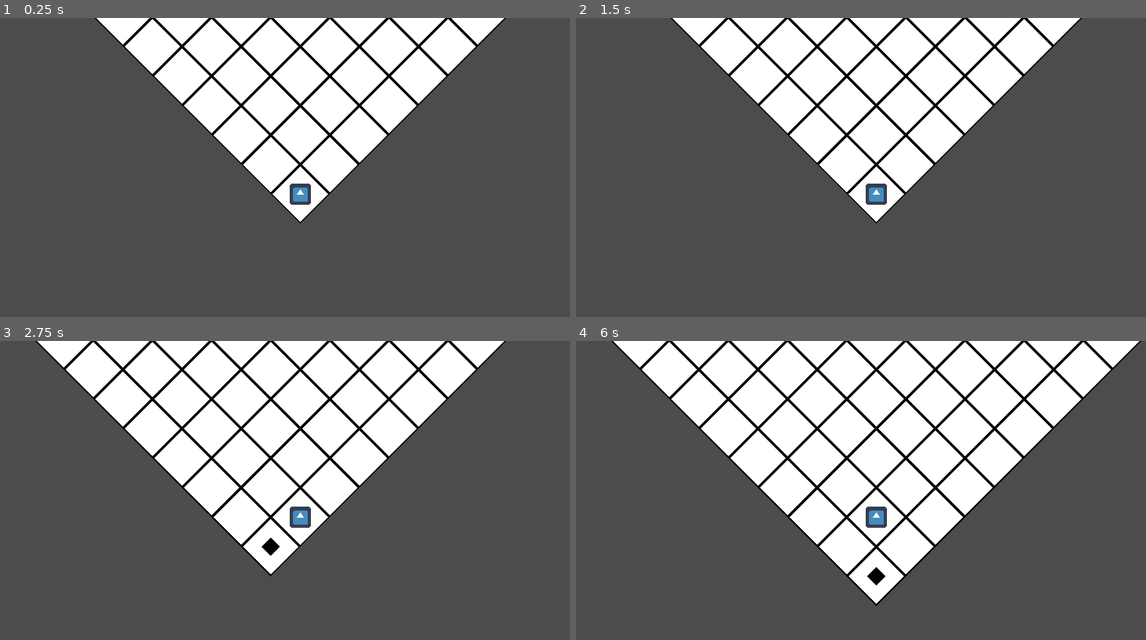
Above: before the commit, frames 1-4 (two rows, left to right).
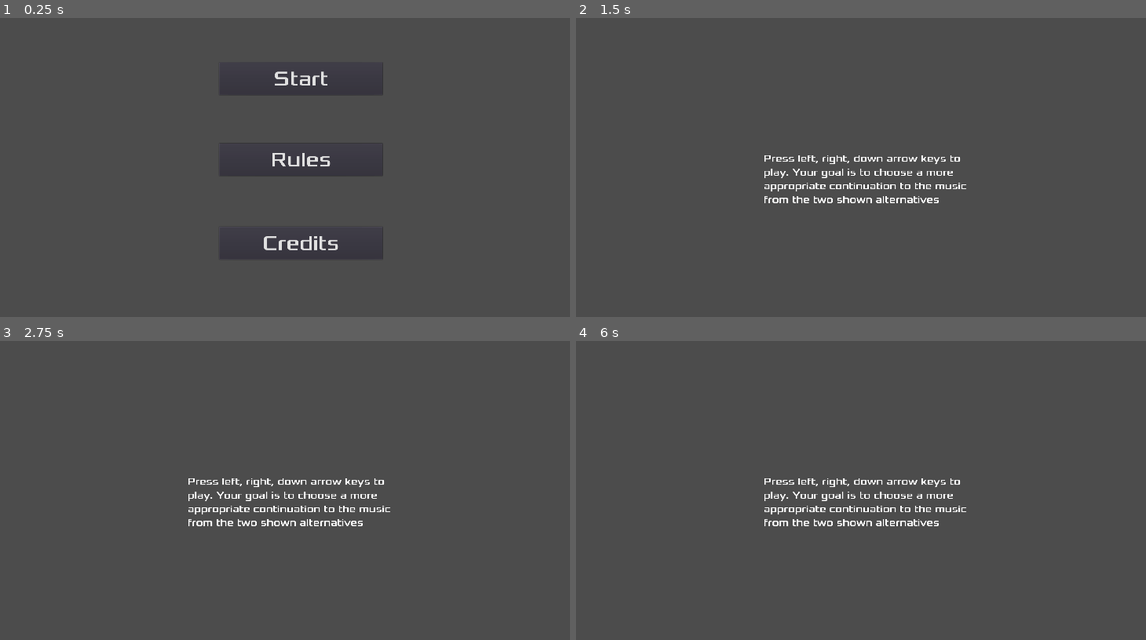
Above: after the commit, the same moments.

Repository: JonasAAA/GGJ2023
Game: Godot game, scene res://MainMenu.tscn
The game is run twice, just before and just after one commit, with the same random seed, the same clock (stepped at 60 frames per second) and the same inputs. Before the commit the project starts from res://Main.tscn. The engine's default icon, where the game draws it, is replaced by a stand-in: a white triangle on a blue panel in a dark square.
Inputs (mouse positions are in pixels of both pictures, inside the frame that each line leads up to):
- Up to frame 1 (0.25 s): no input
- Up to frame 2 (1.5 s): click (878, 158) at 0.5 s, where only the run after the commit has a clickable "Rules"; tap Enter at 1.25 s; hold Right (move_right) from 1.28 s (still down)
- Up to frame 3 (2.75 s): tap Space at 2 s; release Right (move_right) at 2.03 s; hold Down (move_back) from 2.03 s (still down)
- Up to frame 4 (6 s): tap Enter at 2.75, 4.25 s; release Down (move_back) at 2.78 s; hold Right (move_right) 2.78-4.28 s; tap Space at 3.5, 5 s; hold Left (move_left) 4.28-5.78 s; hold Down (move_back) from 5.78 s (still down)

The runs differ from the first frame. In frame 1, 25% of the frame differs, in the area x 16-89%, y 0-81%; in frame 2, 25%; in frame 3, 32%; in frame 4, 40%, in the area x 6-100%, y 0-89%.

Commit message:
added basic menus

Diff:
--- /dev/null
+++ b/Credits.tscn
@@ -0,0 +1,23 @@
+[gd_scene load_steps=3 format=2]
+
+[ext_resource path="res://fonts/Xolonium-Regular.ttf" type="DynamicFontData" id=1]
+
+[sub_resource type="DynamicFont" id=1]
+size = 32
+font_data = ExtResource( 1 )
+
+[node name="Credits" type="CanvasLayer"]
+
+[node name="Label" type="Label" parent="."]
+anchor_left = 0.5
+anchor_top = 0.5
+anchor_right = 0.5
+anchor_bottom = 0.5
+margin_left = -275.5
+margin_top = -76.5
+margin_right = 275.5
+margin_bottom = 76.5
+custom_fonts/font = SubResource( 1 )
+text = "Milda - music
+Jonas Pukšta - programming
+Paulius - art and sound effects"
--- /dev/null
+++ b/GlobalState.gd
@@ -0,0 +1,3 @@
+extends Node
+
+var cur_level: String = "01"
--- /dev/null
+++ b/GlobalState.tscn
@@ -0,0 +1,6 @@
+[gd_scene load_steps=2 format=2]
+
+[ext_resource path="res://GlobalState.gd" type="Script" id=1]
+
+[node name="GlobalState" type="Node"]
+script = ExtResource( 1 )
--- /dev/null
+++ b/Level.gd
@@ -0,0 +1,104 @@
+extends Node
+
+var A_musical_phrases: Array
+var B_musical_phrases: Array
+var musical_phrase_durations: PoolRealArray
+
+export var level = 2
+export var first_phrase_duration: Dictionary = {"01": 2.4, "02": 3.5}
+export var other_phrase_durations: Dictionary = {"01": 2.4, "02": 3.0}
+const max_num_musical_phrases = 100
+
+var playerMapPosHistory: PoolVector2Array
+var can_player_move_back: bool
+
+func _ready() -> void:
+	randomize()
+
+func load_musical_phrases(level_name: String, music_name: String) -> Array:
+	var musical_phrases = []
+	for i in max_num_musical_phrases:
+		var file_name = "res://music by level/" + level_name + "/" + music_name + "/" + str(i + 1).pad_zeros(2) + ".wav"
+		var musical_phrase = load(file_name)
+		if musical_phrase == null:
+			break
+		musical_phrases.append(musical_phrase)
+	return musical_phrases
+
+func start_level(level_name: String) -> void:
+	A_musical_phrases = load_musical_phrases(level_name, 'A')
+	B_musical_phrases = load_musical_phrases(level_name, 'B')
+	assert(len(A_musical_phrases) == len(B_musical_phrases))
+	musical_phrase_durations = [first_phrase_duration[level_name]]
+	for i in range(1, len(A_musical_phrases) + 1):
+		musical_phrase_durations.append(other_phrase_durations[level_name])
+
+	$TileMap.initialize(len(A_musical_phrases))
+	playerMapPosHistory = []
+	$Player.initialize()
+	queue_player_move($TileMap.get_player_start_pos())
+
+func queue_player_move(new_pos: Vector2) -> void:
+	var new_abs_pos = $TileMap.map_to_abs_pos(new_pos)
+	if $Player.has_queued_pos:
+		$Player.queue_next_pos(new_abs_pos)
+		return
+	if len(playerMapPosHistory) == 0:
+		playerMapPosHistory.append(new_pos)
+		$Player.position = new_abs_pos
+		can_player_move_back = false
+		return
+	if new_pos == playerMapPosHistory[-1]:
+		return
+	$Player.queue_next_pos(new_abs_pos)
+	$PlayerJumpTimer.wait_time = $MusicalPhraseTimer.time_left
+	$PlayerJumpTimer.start()
+
+func set_player_abs_pos(new_abs_pos: Vector2) -> void:
+	var old_map_pos = $TileMap.abs_pos_to_map($Player.position)
+	$Player.position = new_abs_pos
+	var new_map_pos = $TileMap.abs_pos_to_map($Player.position)
+
+	if not $TileMap.is_inside(new_map_pos):
+		play_player_song()
+		# TODO: victory!
+
+	if old_map_pos != new_map_pos:
+		if $TileMap.get_journey_length(new_map_pos) < $TileMap.get_journey_length(old_map_pos):
+			playerMapPosHistory.remove(len(playerMapPosHistory) - 1)
+			assert(playerMapPosHistory[-1] == new_map_pos)
+			can_player_move_back = false
+		else:
+			playerMapPosHistory.append(new_map_pos)
+			can_player_move_back = true
+		var journey_length = $TileMap.get_journey_length(new_map_pos)
+		if journey_length > 0:
+			var audio_player = AudioStreamPlayer.new()
+			if $TileMap.is_music_A(new_map_pos):
+				audio_player.stream = A_musical_phrases[journey_length - 1]
+			else:
+				audio_player.stream = B_musical_phrases[journey_length - 1]
+			audio_player.play()
+			add_child(audio_player)
+			$MusicalPhraseTimer.start(musical_phrase_durations[journey_length - 1])
+
+func play_player_song() -> void:
+	pass
+
+func _process(delta: float) -> void:
+	if Input.is_action_just_pressed("move_left"):
+		queue_player_move($TileMap.map_pos_to_left(playerMapPosHistory[-1]))
+	if Input.is_action_just_pressed("move_right"):
+		queue_player_move($TileMap.map_pos_to_right(playerMapPosHistory[-1]))
+	if Input.is_action_just_pressed("move_back"):
+		if can_player_move_back:
+			queue_player_move(playerMapPosHistory[-2])
+	$Camera2D.position = $Player.position
+
+func _on_PlayerJumpTimer_timeout():
+	set_player_abs_pos($Player.next_position)
+	$Player.clear_queued_pos()
+
+
+func _on_Level_tree_entered():
+	start_level(GlobalState.cur_level)
--- /dev/null
+++ b/Level.tscn
@@ -0,0 +1,25 @@
+[gd_scene load_steps=4 format=2]
+
+[ext_resource path="res://Level.gd" type="Script" id=1]
+[ext_resource path="res://TileMap.tscn" type="PackedScene" id=2]
+[ext_resource path="res://Player.tscn" type="PackedScene" id=3]
+
+[node name="Level" type="Node"]
+script = ExtResource( 1 )
+
+[node name="TileMap" parent="." instance=ExtResource( 2 )]
+show_collision = true
+
+[node name="Player" parent="." instance=ExtResource( 3 )]
+
+[node name="PlayerJumpTimer" type="Timer" parent="."]
+
+[node name="Camera2D" type="Camera2D" parent="."]
+rotation = 0.785398
+rotating = true
+current = true
+
+[node name="MusicalPhraseTimer" type="Timer" parent="."]
+
+[connection signal="tree_entered" from="." to="." method="_on_Level_tree_entered"]
+[connection signal="timeout" from="PlayerJumpTimer" to="." method="_on_PlayerJumpTimer_timeout"]
--- /dev/null
+++ b/LevelSelect.gd
@@ -0,0 +1,35 @@
+extends CanvasLayer
+
+var level_select_button_template = preload("res://LevelSelectButton.tscn")
+
+func all_folders_in_dir(path: String) -> PoolStringArray:
+	var dir: Directory = Directory.new()
+	var dir_open_result = dir.open(path)
+	assert(dir_open_result == OK)
+
+	var folders: PoolStringArray = []
+	dir.list_dir_begin()
+
+	while true:
+		var name = dir.get_next()
+		if name == "":
+			break
+		elif dir.current_is_dir():
+			if not name.begins_with("."):
+				folders.append(name)
+
+	dir.list_dir_end()
+	return folders
+
+func _ready():
+	var level_names = all_folders_in_dir("res://music by level/")
+	for i in len(level_names):
+		var level_select_button: Button = level_select_button_template.instance()
+		level_select_button.text = level_names[i]
+		level_select_button.rect_position = Vector2(1920 / 2, (i + 1) * 200) - level_select_button.rect_size / 2
+		level_select_button.connect("pressed", self, "_on_LevelSelectButton_pressed", [level_names[i]])
+		add_child(level_select_button)
+
+func _on_LevelSelectButton_pressed(level_name: String) -> void:
+	GlobalState.cur_level = level_name
+	get_tree().change_scene("res://Level.tscn")
--- /dev/null
+++ b/LevelSelect.tscn
@@ -0,0 +1,6 @@
+[gd_scene load_steps=2 format=2]
+
+[ext_resource path="res://LevelSelect.gd" type="Script" id=1]
+
+[node name="LevelSelect" type="CanvasLayer"]
+script = ExtResource( 1 )
--- /dev/null
+++ b/LevelSelectButton.tscn
@@ -0,0 +1,16 @@
+[gd_scene load_steps=3 format=2]
+
+[ext_resource path="res://fonts/Xolonium-Regular.ttf" type="DynamicFontData" id=1]
+
+[sub_resource type="DynamicFont" id=1]
+size = 64
+font_data = ExtResource( 1 )
+
+[node name="LevelSelectButton" type="Button"]
+margin_left = -60.0
+margin_top = -50.0
+margin_right = 60.0
+margin_bottom = 50.0
+rect_pivot_offset = Vector2( 60, 50 )
+custom_fonts/font = SubResource( 1 )
+text = "01"
--- a/Main.gd
+++ /dev/null
@@ -1,102 +0,0 @@
-extends Node
-
-var A_musical_phrases: Array
-var B_musical_phrases: Array
-var musical_phrase_durations: PoolRealArray
-
-export var level = 2
-# comment
-export var first_phrase_duration: PoolRealArray = [2.4, 3.5]
-export var other_phrase_durations: PoolRealArray = [2.4, 3.0]
-const max_num_musical_phrases = 100
-
-var playerMapPosHistory: PoolVector2Array
-var can_player_move_back: bool
-
-func _ready() -> void:
-	randomize()
-	start_level(level)
-
-func load_musical_phrases(level_num: int, name: String) -> Array:
-	var musical_phrases = []
-	for i in max_num_musical_phrases:
-		var file_name = "res://Music/level" + str(level_num).pad_zeros(2) + "/" + name + "/" + str(i + 1).pad_zeros(2) + ".wav"
-		var musical_phrase = load(file_name)
-		if musical_phrase == null:
-			break
-		musical_phrases.append(musical_phrase)
-	return musical_phrases
-
-func start_level(level_num: int) -> void:
-	A_musical_phrases = load_musical_phrases(level_num, 'A')
-	B_musical_phrases = load_musical_phrases(level_num, 'B')
-	assert(len(A_musical_phrases) == len(B_musical_phrases))
-	musical_phrase_durations = [first_phrase_duration[level_num - 1]]
-	for i in range(1, len(A_musical_phrases) + 1):
-		musical_phrase_durations.append(other_phrase_durations[level_num - 1])
-
-	$TileMap.initialize(len(A_musical_phrases))
-	playerMapPosHistory = []
-	$Player.initialize()
-	queue_player_move($TileMap.get_player_start_pos())
-
-func queue_player_move(new_pos: Vector2) -> void:
-	var new_abs_pos = $TileMap.map_to_abs_pos(new_pos)
-	if $Player.has_queued_pos:
-		$Player.queue_next_pos(new_abs_pos)
-		return
-	if len(playerMapPosHistory) == 0:
-		playerMapPosHistory.append(new_pos)
-		$Player.position = new_abs_pos
-		can_player_move_back = false
-		return
-	if new_pos == playerMapPosHistory[-1]:
-		return
-	$Player.queue_next_pos(new_abs_pos)
-	$PlayerJumpTimer.wait_time = $MusicalPhraseTimer.time_left
-	$PlayerJumpTimer.start()
-
-func set_player_abs_pos(new_abs_pos: Vector2) -> void:
-	var old_map_pos = $TileMap.abs_pos_to_map($Player.position)
-	$Player.position = new_abs_pos
-	var new_map_pos = $TileMap.abs_pos_to_map($Player.position)
-
-	if not $TileMap.is_inside(new_map_pos):
-		play_player_song()
-		# TODO: victory!
-
-	if old_map_pos != new_map_pos:
-		if $TileMap.get_journey_length(new_map_pos) < $TileMap.get_journey_length(old_map_pos):
-			playerMapPosHistory.remove(len(playerMapPosHistory) - 1)
-			assert(playerMapPosHistory[-1] == new_map_pos)
-			can_player_move_back = false
-		else:
-			playerMapPosHistory.append(new_map_pos)
-			can_player_move_back = true
-		var journey_length = $TileMap.get_journey_length(new_map_pos)
-		if journey_length > 0:
-			var audio_player = AudioStreamPlayer.new()
-			if $TileMap.is_music_A(new_map_pos):
-				audio_player.stream = A_musical_phrases[journey_length - 1]
-			else:
-				audio_player.stream = B_musical_phrases[journey_length - 1]
-			audio_player.play()
-			add_child(audio_player)
-			$MusicalPhraseTimer.start(musical_phrase_durations[journey_length - 1])
-
-func play_player_song() -> void:
-	pass
-
-func _process(delta: float) -> void:
-	if Input.is_action_just_pressed("move_left"):
-		queue_player_move($TileMap.map_pos_to_left(playerMapPosHistory[-1]))
-	if Input.is_action_just_pressed("move_right"):
-		queue_player_move($TileMap.map_pos_to_right(playerMapPosHistory[-1]))
-	if Input.is_action_just_pressed("move_back"):
-		if can_player_move_back:
-			queue_player_move(playerMapPosHistory[-2])
-	$Camera2D.position = $Player.position
-
-func _on_PlayerJumpTimer_timeout():
-	set_player_abs_pos($Player.next_position)
-	$Player.clear_queued_pos()
--- a/Main.tscn
+++ /dev/null
@@ -1,24 +0,0 @@
-[gd_scene load_steps=4 format=2]
-
-[ext_resource path="res://TileMap.tscn" type="PackedScene" id=1]
-[ext_resource path="res://Player.tscn" type="PackedScene" id=2]
-[ext_resource path="res://Main.gd" type="Script" id=3]
-
-[node name="Main" type="Node"]
-script = ExtResource( 3 )
-
-[node name="TileMap" parent="." instance=ExtResource( 1 )]
-show_collision = true
-
-[node name="Player" parent="." instance=ExtResource( 2 )]
-
-[node name="PlayerJumpTimer" type="Timer" parent="."]
-
-[node name="Camera2D" type="Camera2D" parent="."]
-rotation = 0.785398
-rotating = true
-current = true
-
-[node name="MusicalPhraseTimer" type="Timer" parent="."]
-
-[connection signal="timeout" from="PlayerJumpTimer" to="." method="_on_PlayerJumpTimer_timeout"]
--- /dev/null
+++ b/MainMenu.gd
@@ -0,0 +1,10 @@
+extends CanvasLayer
+
+func _on_StartButton_pressed():
+	get_tree().change_scene("res://LevelSelect.tscn")
+
+func _on_RulesButton_pressed():
+	get_tree().change_scene("res://Rules.tscn")
+
+func _on_CreditsButton_pressed():
+	get_tree().change_scene("res://Credits.tscn")
--- /dev/null
+++ b/MainMenu.tscn
@@ -0,0 +1,46 @@
+[gd_scene load_steps=4 format=2]
+
+[ext_resource path="res://MainMenu.gd" type="Script" id=1]
+[ext_resource path="res://fonts/Xolonium-Regular.ttf" type="DynamicFontData" id=2]
+
+[sub_resource type="DynamicFont" id=1]
+size = 64
+font_data = ExtResource( 2 )
+
+[node name="MainMenu" type="CanvasLayer"]
+script = ExtResource( 1 )
+
+[node name="StartButton" type="Button" parent="."]
+anchor_left = 0.5
+anchor_right = 0.5
+margin_left = -248.0
+margin_top = 136.0
+margin_right = 252.0
+margin_bottom = 236.0
+rect_pivot_offset = Vector2( 250, 50 )
+custom_fonts/font = SubResource( 1 )
+text = "Start"
+
+[node name="RulesButton" type="Button" parent="."]
+anchor_left = 0.5
+anchor_right = 0.5
+margin_left = -248.0
+margin_top = 384.0
+margin_right = 252.0
+margin_bottom = 484.0
+rect_pivot_offset = Vector2( 250, 50 )
+custom_fonts/font = SubResource( 1 )
+text = "Rules"
+
+[node name="CreditsButton" type="Button" parent="."]
+margin_left = 712.0
+margin_top = 640.0
+margin_right = 1212.0
+margin_bottom = 740.0
+rect_pivot_offset = Vector2( 250, 50 )
+custom_fonts/font = SubResource( 1 )
+text = "Credits"
+
+[connection signal="pressed" from="StartButton" to="." method="_on_StartButton_pressed"]
+[connection signal="pressed" from="RulesButton" to="." method="_on_RulesButton_pressed"]
+[connection signal="pressed" from="CreditsButton" to="." method="_on_CreditsButton_pressed"]
--- /dev/null
+++ b/Rules.tscn
@@ -0,0 +1,22 @@
+[gd_scene load_steps=3 format=2]
+
+[ext_resource path="res://fonts/Xolonium-Regular.ttf" type="DynamicFontData" id=1]
+
+[sub_resource type="DynamicFont" id=1]
+size = 32
+font_data = ExtResource( 1 )
+
+[node name="Rules" type="CanvasLayer"]
+
+[node name="Label" type="Label" parent="."]
+anchor_left = 0.5
+anchor_top = 0.5
+anchor_right = 0.5
+anchor_bottom = 0.5
+margin_left = -345.0
+margin_top = -129.5
+margin_right = 345.0
+margin_bottom = 129.5
+custom_fonts/font = SubResource( 1 )
+text = "Press left, right, down arrow keys to play. Your goal is to choose a more appropriate continuation to the music from the two shown alternatives"
+autowrap = true
--- a/project.godot
+++ b/project.godot
@@ -11,8 +11,12 @@
 [application]
 
 config/name="GGJ2023"
-run/main_scene="res://Main.tscn"
+run/main_scene="res://MainMenu.tscn"
 config/icon="res://icon.png"
+
+[autoload]
+
+GlobalState="*res://GlobalState.gd"
 
 [display]
 
Not shown, removed: Music/level01/A/01.wav.import
Not shown, removed: Music/level01/A/02.wav.import
Not shown, removed: Music/level01/A/03.wav.import
Not shown, removed: Music/level01/A/04.wav.import
Not shown, removed: Music/level01/A/05.wav.import
Not shown, removed: Music/level01/A/06.wav.import
Not shown, removed: Music/level01/A/07.wav.import
Not shown, removed: Music/level01/A/08.wav.import
Not shown, removed: Music/level01/B/01.wav.import
Not shown, removed: Music/level01/B/02.wav.import
Not shown, removed: Music/level01/B/03.wav.import
Not shown, removed: Music/level01/B/04.wav.import
(and 89 more such lines)
